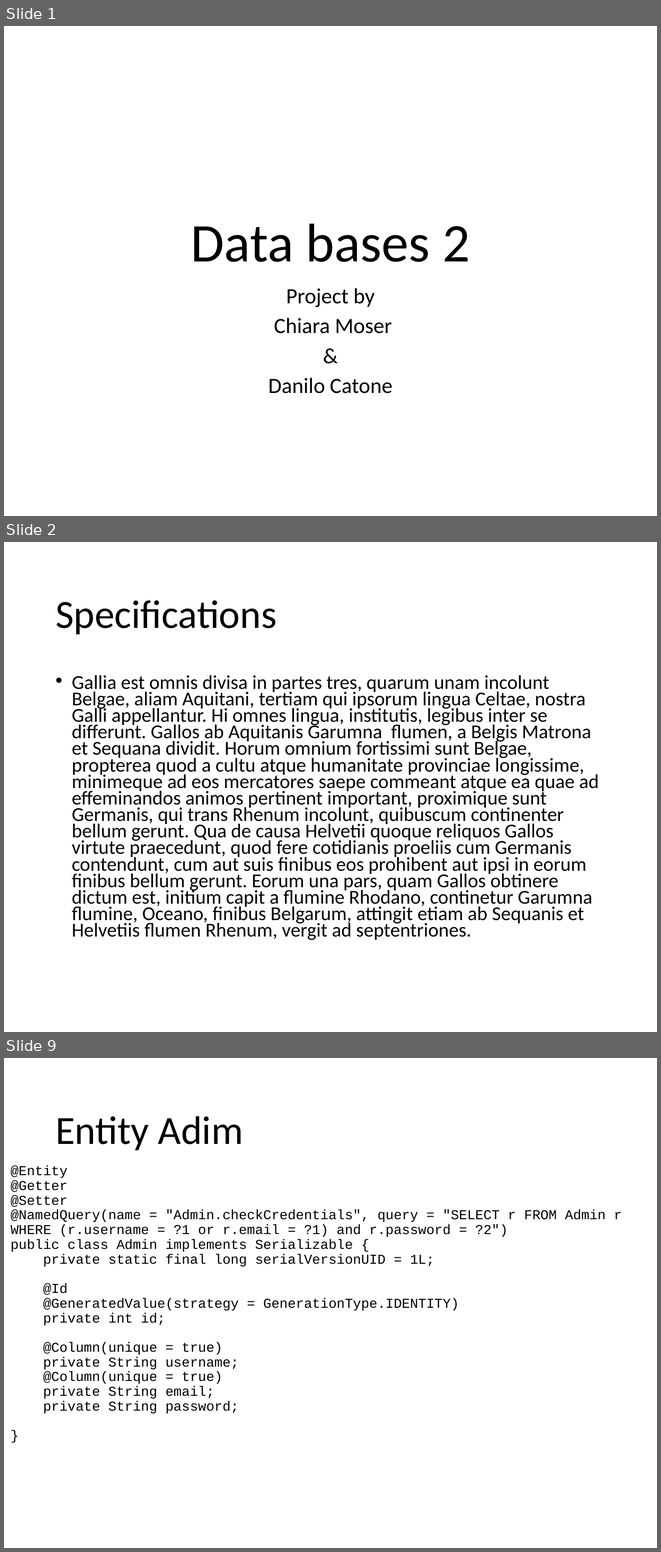
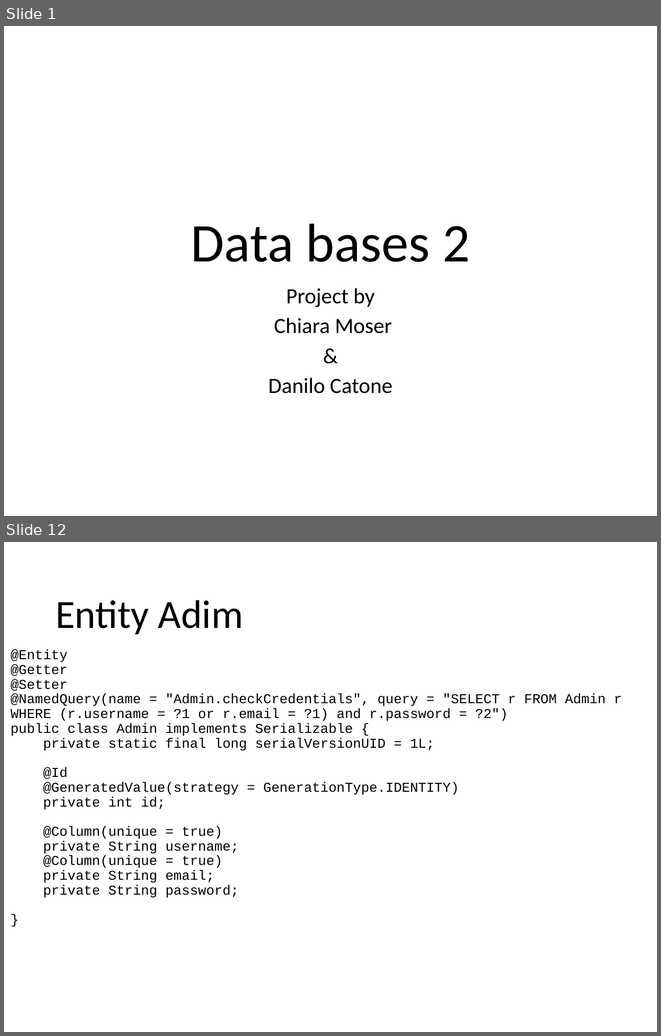
Before and after one commit to catonzio/DB2project, a slide deck: DB2project.pptx. Shown one above the other, each under a label of ours: slides 1, 2 and 9 before the commit, slides 1 and 12 after it; the slides between them are not shown. The pictures are 661x1552 and 661x1036 pixels, drawn with LibreOffice and Linux fonts; fonts in the diff are those of the drawing. Boxes give left, top, right and bottom in pixels: in the first picture for what was removed or moved away, otherwise in the second. Text is boxed around its words. In the diff, an @@ line names an element or a change of style, - is before the commit and + after.

```diff
--- a/DB2project.pptx
+++ b/DB2project.pptx
@@ slide 2 removed at bbox=[4, 542, 657, 1032], background #FFFFFF @@
@@ title removed at bbox=[55, 600, 277, 634] @@
-Specifications
@@ text removed at bbox=[72, 675, 599, 940] @@
-• Gallia est omnis divisa in partes tres, quarum unam incolunt Belgae, aliam Aquitani, tertiam qui ipsorum lingua Celtae, nostra Galli appellantur. Hi omnes lingua, institutis, legibus inter se differunt. Gallos ab Aquitanis Garumna flumen, a Belgis Matrona et Sequana dividit. Horum omnium fortissimi sunt Belgae, propterea quod a cultu atque humanitate provinciae longissime, minimeque ad eos mercatores saepe commeant atque ea quae ad effeminandos animos pertinent important, proximique sunt Germanis, qui trans Rhenum incolunt, quibuscum continenter bellum gerunt. Qua de causa Helvetii quoque reliquos Gallos virtute praecedunt, quod fere cotidianis proeliis cum Germanis contendunt, cum aut suis finibus eos prohibent aut ipsi in eorum finibus bellum gerunt. Eorum una pars, quam Gallos obtinere dictum est, initium capit a flumine Rhodano, continetur Garumna flumine, Oceano, finibus Belgarum, attingit etiam ab Sequanis et Helvetiis flumen Rhenum, vergit ad septentriones.
@@ what was slide 9 is now slide 12 @@
```
Also in this commit, not shown: 3 slides changed, 7 slides added, 4 other slides removed, 5 other files.
